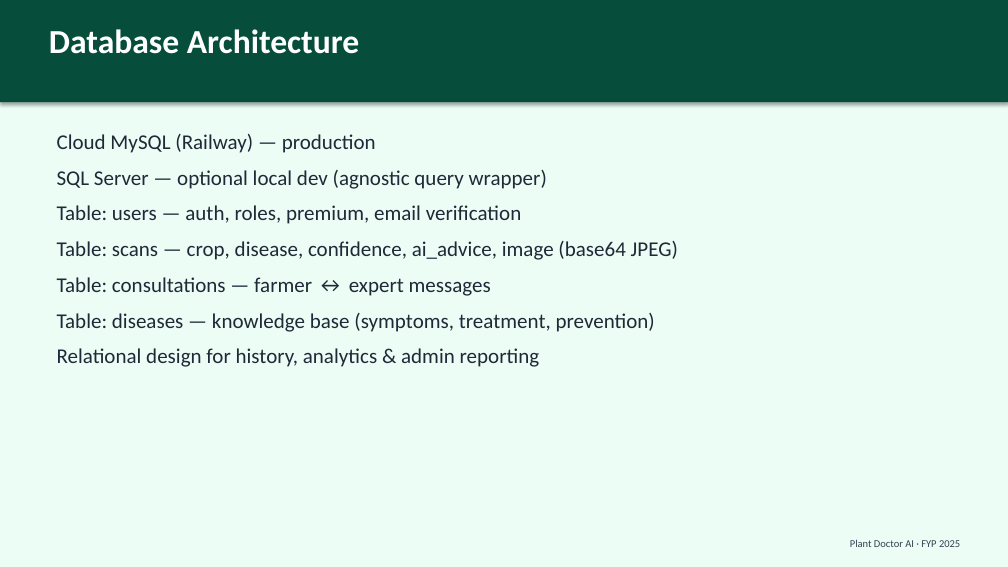
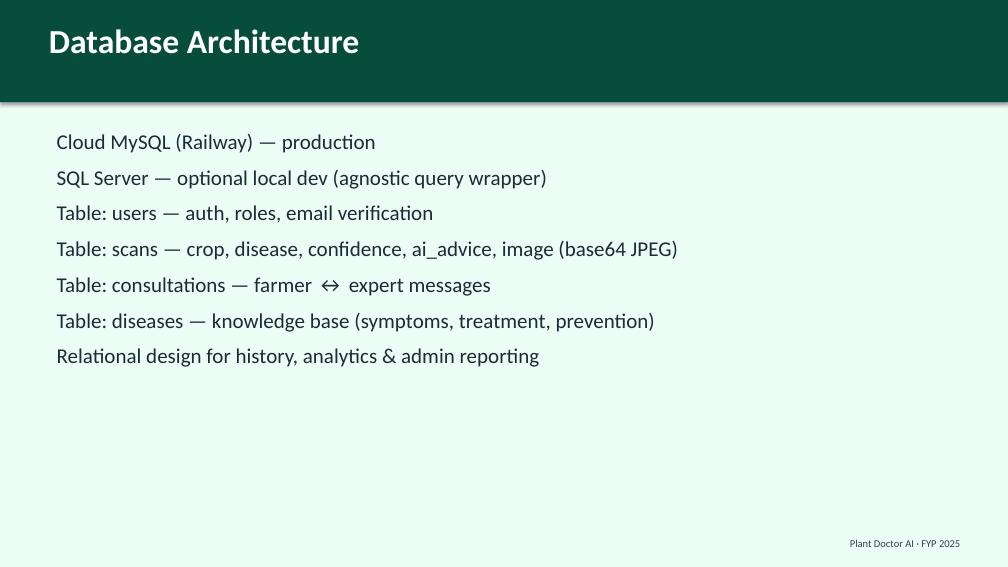
Before and after one commit to SaqlainKhan-DataEngineer/Plant-Doctor-App, a slide deck: slide 8 of Plant_Doctor_AI_Presentation.pptx. Drawn at 1008x567 pixels with LibreOffice and Linux fonts; fonts in the diff are those of the drawing. Boxes give left, top, right and bottom in pixels: in the first picture for what was removed or moved away, otherwise in the second. Text is boxed around its words. In the diff, an @@ line names an element or a change of style, - is before the commit and + after.

```diff
--- a/Plant_Doctor_AI_Presentation.pptx
+++ b/Plant_Doctor_AI_Presentation.pptx
@@ text at [57, 205, 433, 223]: text changed @@
-Table: users — auth, roles, premium, email verification
+Table: users — auth, roles, email verification
```
Also in this commit, not shown: 6 other slides changed, 1 slide removed, 8 other files.
